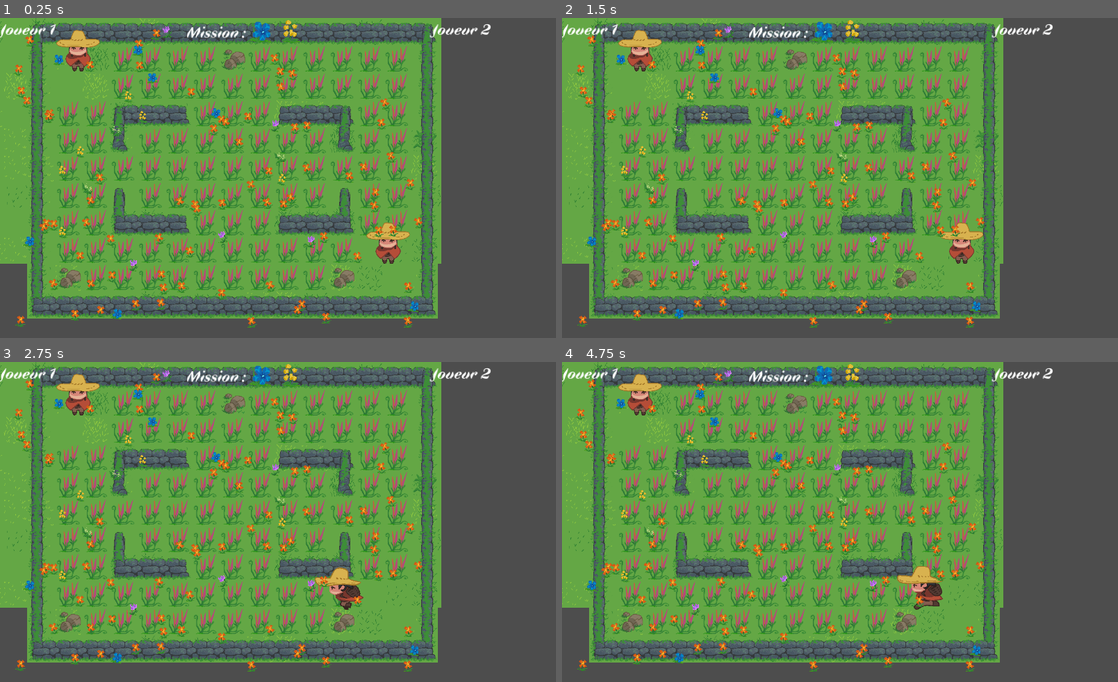
Above: before the commit, frames 1-4 (two rows, left to right).
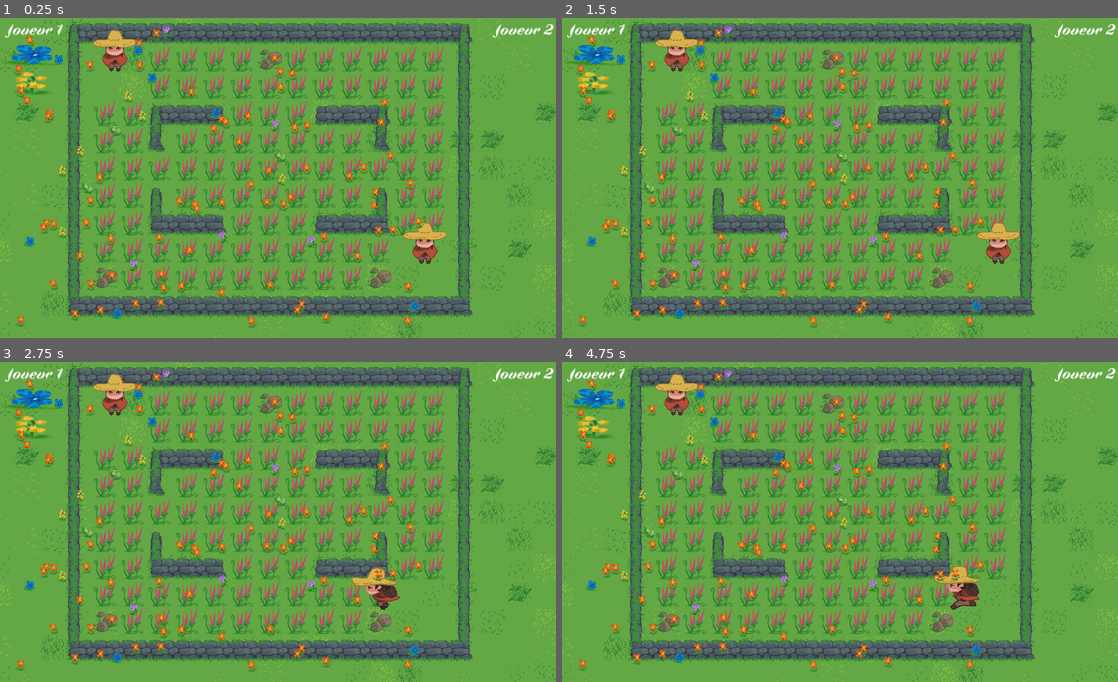
Above: after the commit, the same moments.

Repository: FablabMurat/2025GameJamCantal-1
Game: Godot game, scene res://root.tscn
The game is run twice, just before and just after one commit, with the same random seed, the same clock (stepped at 60 frames per second) and the same inputs.
Inputs:
- Up to frame 1 (0.25 s): no input
- Up to frame 2 (1.5 s): tap Enter (ui_accept) at 0.5, 0.77, 1.25 s; hold Right (ui_right) from 0.53 s (still down)
- Up to frame 3 (2.75 s): tap Enter (ui_accept) at 1.52, 2 s; release Right (ui_right) at 2.03 s; hold Left (ui_left) from 2.03 s (still down)
- Up to frame 4 (4.75 s): release Left (ui_left) at 2.78 s; hold Right (ui_right) 2.78-4.28 s; tap Enter (ui_accept) at 3.02, 3.77, 4.25, 4.52 s; hold Left (ui_left) from 4.28 s (still down)

The runs differ from the first frame. In frame 1, 59% of the frame differs, in the area x 0-100%, y 0-100%; in frame 2, 59%; in frame 3, 59%; in frame 4, 59%.

Commit message:
Remplissage de l'inventaire avant mission Vidage de l'inventaire sur cueillette

Diff:
--- /dev/null
+++ b/TextureRectFlower.gd
@@ -0,0 +1,4 @@
+extends TextureRect
+class_name TextureRectFlower
+
+var flowertype
--- a/niveau.gd
+++ b/niveau.gd
@@ -20,8 +20,8 @@
 
 func semegazon() :
 	var cells = Array()
-	for x in range(-3,17):
-		for y in range(-1,10):
+	for x in range(-3,22):
+		for y in range(-1,13):
 			cells.append(Vector2i(x,y))
 	$ZoneJeu/LayerGazon.set_cells_terrain_connect(cells,0,0,false)
 
@@ -94,12 +94,17 @@
 
 func setmission(listflowers : Array):
 	mission = listflowers
-	for i in range(0,listflowers.size()) :
-		if listflowers[i] != 0 :
-			for n in range(0,listflowers[i]) :
-				var ctrlImage = TextureRect.new()
-				ctrlImage.texture = load("res://Ressources/Images/flower_%02d.png" % (i+1))
-				%HBoxMission.add_child(ctrlImage)
+	for nj in range(1,2) :
+		for i in range(0,listflowers.size()) :
+			if listflowers[i] != 0 :
+				for n in range(0,listflowers[i]) :
+					var ctrlImage = TextureRectFlower.new()
+					ctrlImage.flowertype = i + 1
+					ctrlImage.texture = load("res://Ressources/Images/flower_%02d.png" % (i+1))
+					if nj == 1 :
+						%VBoxContainer1.add_child(ctrlImage)
+					elif nj == 2 :
+						%VBoxContainer2.add_child(ctrlImage)
 
 func addlevelmap(level: int):
 	var leveltscn = load("res://niveau_%d.tscn" % level)
@@ -117,27 +122,43 @@
 	perso1 = persotscn.instantiate()
 	perso1.position = posj.position
 	perso1.start(1,mission)
+	perso1.updatepanier.connect(removeflower.bind())
 	perso1.missionfinie.connect(endoflevel.bind())
+
 	$ZoneJeu.add_child(perso1)
 	posj = %MarkerLevel.get_child(0).get_node("Pos_J2")
 	perso2 = persotscn.instantiate()
 	perso2.position = posj.position
 	perso2.start(2,mission)
+	perso2.updatepanier.connect(removeflower.bind())
 	perso2.missionfinie.connect(endoflevel.bind())
 	$ZoneJeu.add_child(perso2)
 
 func fleurattrapee(perso, fleur):
 	print ("Fleur ",fleur.flowertype," attrapé par ",perso.nperso)
 
-	var ctrlImage = TextureRect.new()
-	ctrlImage.texture = load("res://Ressources/Images/flower_%02d.png" % fleur.flowertype)
-	if perso.nperso == 1 :
-		%VBoxContainer1.add_child(ctrlImage)
-	else:
-		%VBoxContainer2.add_child(ctrlImage)
+	#var ctrlImage = TextureRect.new()
+	#ctrlImage.texture = load("res://Ressources/Images/flower_%02d.png" % fleur.flowertype)
+	#if perso.nperso == 1 :
+		#%VBoxContainer1.add_child(ctrlImage)
+	#else:
+		#%VBoxContainer2.add_child(ctrlImage)
 
 	perso.fleurattrapee(fleur)
 	fleur.queue_free()
+
+func removeflower(nperso,flowertype):
+	if nperso == 1 :
+		for vb in %VBoxContainer1.get_children() :
+			if vb is TextureRectFlower :
+				if vb.flowertype == flowertype :
+					vb.queue_free()
+	elif nperso == 2:
+		for vb in %VBoxContainer2.get_children() :
+			if vb is TextureRectFlower :
+				if vb.flowertype == flowertype :
+					vb.queue_free()
+
 
 func endoflevel(nperso):
 	niveaufini.emit(nperso)
--- a/niveau.tscn
+++ b/niveau.tscn
@@ -47,7 +47,7 @@
 script = ExtResource("1_evebv")
 
 [node name="ZoneJeu" type="Node2D" parent="."]
-position = Vector2(64, 0)
+position = Vector2(150, 0)
 
 [node name="MarkerPerso1" type="Marker2D" parent="ZoneJeu"]
 
@@ -62,8 +62,8 @@
 unique_name_in_owner = true
 
 [node name="PanelContainer" type="PanelContainer" parent="."]
-offset_right = 1149.0
-offset_bottom = 642.0
+offset_right = 1296.0
+offset_bottom = 741.0
 theme_override_styles/panel = SubResource("StyleBoxEmpty_npq7m")
 
 [node name="VBoxContainer1" type="VBoxContainer" parent="PanelContainer"]
@@ -76,7 +76,7 @@
 layout_mode = 2
 theme_override_fonts/font = ExtResource("2_j6o1o")
 theme_override_font_sizes/font_size = 36
-text = "Joueur 1"
+text = "  Joueur 1"
 horizontal_alignment = 1
 vertical_alignment = 1
 
@@ -93,7 +93,6 @@
 layout_mode = 2
 theme_override_fonts/font = ExtResource("2_j6o1o")
 theme_override_font_sizes/font_size = 36
-text = "Mission :"
 
 [node name="VBoxContainer2" type="VBoxContainer" parent="PanelContainer"]
 unique_name_in_owner = true
--- a/perso.gd
+++ b/perso.gd
@@ -13,6 +13,7 @@
 var speedMultiplier = 0
 
 var mission : Array
+signal updatepanier(nperso,flowertype)
 signal missionfinie(nwinner)
 
 func _init():
@@ -39,7 +40,13 @@
 	mission = _mission
 
 func fleurattrapee(fleur : Plante):
+	if mission[fleur.flowertype-1] > 0 :
+		# il faut en supprimer une du panier
+		updatepanier.emit(nperso,fleur.flowertype)
+
 	mission[fleur.flowertype-1] -= 1
+	#
+	# Vérifie si on a rempli la mission
 	if mission[fleur.flowertype-1] <= 0 :
 		if mission.all(func (n): return n<=0):
 			# On a fini la mission
--- a/root.gd
+++ b/root.gd
@@ -19,8 +19,8 @@
 	niveau = niveautscn.instantiate()
 	niveau.collect.connect(collected.bind())
 	niveau.niveaufini.connect(endoflevel.bind())
+	niveau.setmission(missions[level-1])
 	niveau.addlevelmap(level)
-	niveau.setmission(missions[level-1])
 	add_child(niveau)
 
 func endoflevel(nperso):
